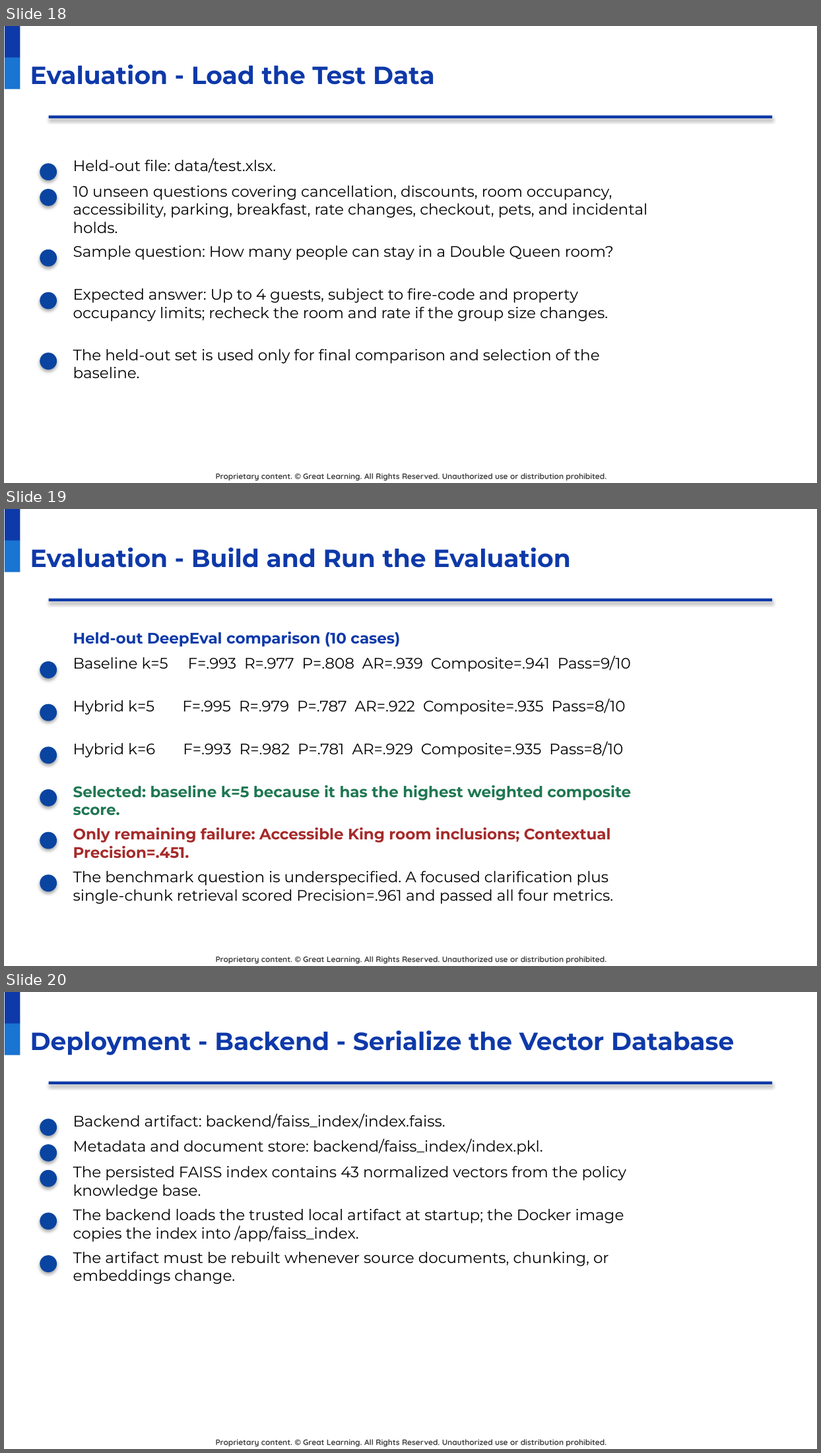
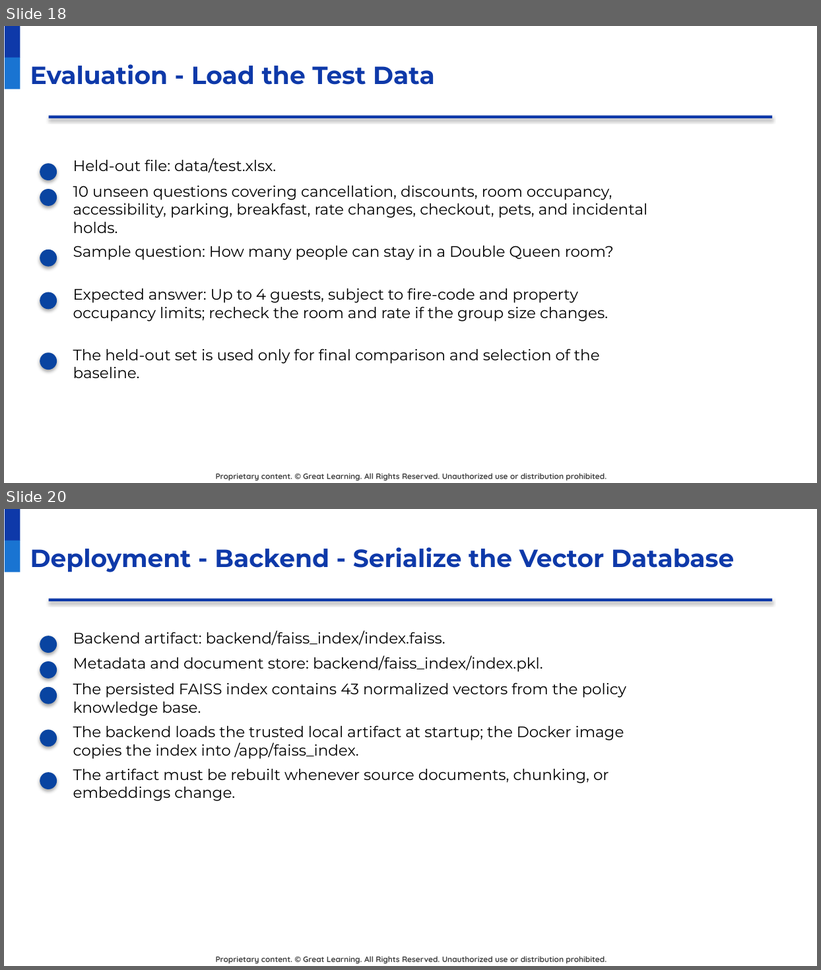
Before and after one commit to raovutukoor1/aurora-stay-qna, a slide deck: presentations/Aurora_Stays_RAG_Project_Presentation_Template_Style.pptx. Shown one above the other, each under a label of ours: slides 18, 19 and 20 before the commit, slides 18 and 20 after it; the slides between them are not shown. The pictures are 821x1453 and 821x970 pixels, drawn with LibreOffice and Linux fonts; fonts in the diff are those of the drawing; background and template pictures are left out. Boxes give left, top, right and bottom in pixels: in the first picture for what was removed or moved away, otherwise in the second. Text is boxed around its words. In the diff, an @@ line names an element or a change of style, - is before the commit and + after.

```diff
--- a/presentations/Aurora_Stays_RAG_Project_Presentation_Template_Style.pptx
+++ b/presentations/Aurora_Stays_RAG_Project_Presentation_Template_Style.pptx
@@ slide 19 removed at [4,509,817,966], background #FFFFFF; not listed: 3 template elements that a slide beside it also shows @@
@@ title removed at [30,547,571,568] @@
-Evaluation - Build and Run the Evaluation
@@ rectangle removed at [49,599,772,601] @@
@@ text removed at [73,632,400,647] @@
-Held-out DeepEval comparison (10 cases)
@@ ellipse removed at [40,662,57,679] @@
@@ text removed at [73,656,631,672] @@
-Baseline k=5 F=.993 R=.977 P=.808 AR=.939 Composite=.941 Pass=9/10
@@ ellipse removed at [40,704,57,722] @@
@@ text removed at [73,698,626,715] @@
-Hybrid k=5 F=.995 R=.979 P=.787 AR=.922 Composite=.935 Pass=8/10
@@ text removed at [73,741,623,758] @@
-Hybrid k=6 F=.993 R=.982 P=.781 AR=.929 Composite=.935 Pass=8/10
@@ ellipse removed at [40,747,57,764] @@
@@ text removed at [73,786,631,815] @@
-Selected: baseline k=5 because it has the highest weighted composite score.
@@ ellipse removed at [40,789,57,807] @@
@@ ellipse removed at [40,832,57,849] @@
@@ text removed at [73,828,611,859] @@
-Only remaining failure: Accessible King room inclusions; Contextual Precision=.451.
@@ ellipse removed at [40,875,57,892] @@
@@ text removed at [73,871,613,904] @@
-The benchmark question is underspecified. A focused clarification plus single-chunk retrieval scored Precision=.961 and passed all four metrics.
```
Also in this commit, not shown: 7 slides changed, 1 slide added, 2 other files.
